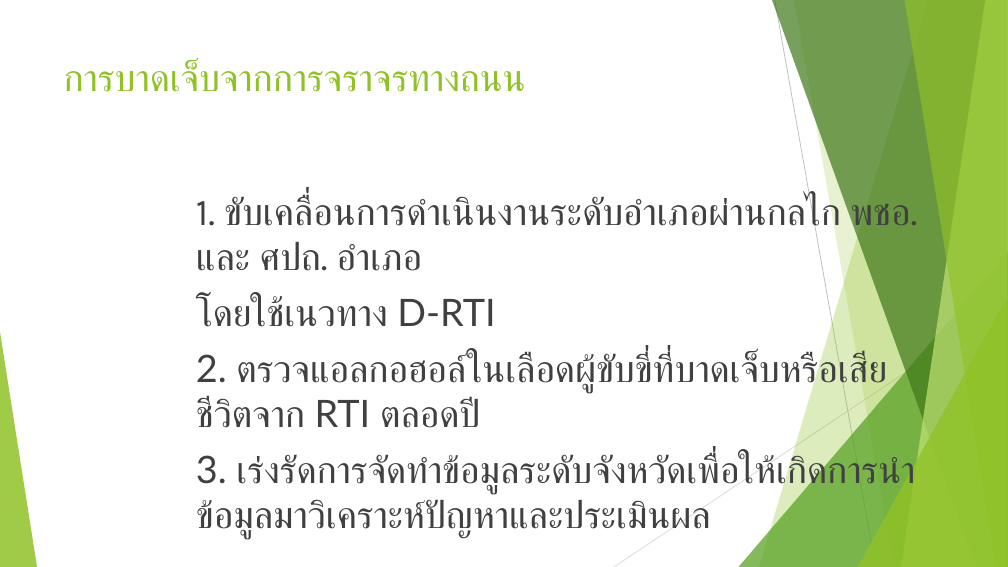
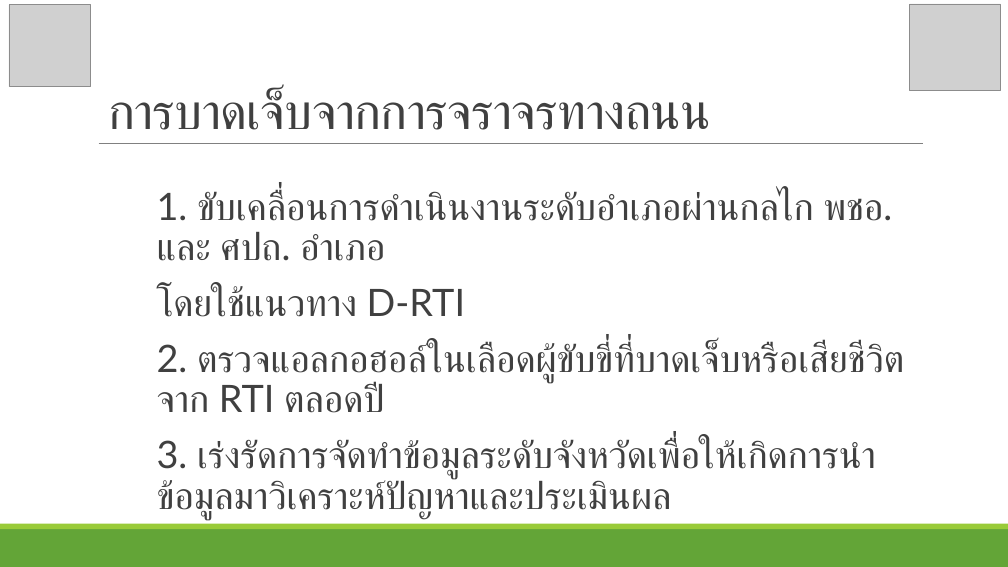
Before and after one commit to joblackpoc/Jobs_SSJ, a slide deck: slide 7 of สสจ.ชุมพร/Region11Policy.pptx. Drawn at 1008x567 pixels with LibreOffice and Linux fonts; fonts in the diff are those of the drawing; grey boxes stand for pictures. Boxes give left, top, right and bottom in pixels: in the first picture for what was removed or moved away, otherwise in the second. Text is boxed around its words. In the diff, an @@ line names an element or a change of style, - is before the commit and + after.

```diff
--- a/สสจ.ชุมพร/Region11Policy.pptx
+++ b/สสจ.ชุมพร/Region11Policy.pptx
@@ picture added at (9, 5, 91, 86) @@
@@ title "การบาดเจ็บจากการจราจรทางถนน": place and size @@
-title "การบาดเจ็บจากการจราจรทางถนน" at (64, 62, 526, 92)
+title "การบาดเจ็บจากการจราจรทางถนน" at (108, 90, 711, 130)
@@ title "การบาดเจ็บจากการจราจรทางถนน" at (108, 90, 711, 130): size 36 to 48 pt, font Karla to Lato, text colour #90C226 to #404040, letter spacing 0 to -0.5 pt; line spacing 1 to 0.85; vertical alignment top to bottom @@
@@ picture added at (910, 4, 1000, 91) @@
@@ line added from (99, 144) to (923, 144), #808080 0.5 pt @@
@@ text at (157, 190, 904, 519): font Karla to Lato in "1. ขับเคลื่อนการดำเนินงานระดับอำเภอผ่านกลไก พชอ. และ ศปถ. อำ ..."; line spacing 1 to 0.9; more space between paragraphs @@
@@ text "1. ขับเคลื่อนการดำเนินงานระดับอำเภอผ่านกลไก พชอ. และ ศปถ. ...": place and size @@
-text "1. ขับเคลื่อนการดำเนินงานระดับอำเภอผ่านกลไก พชอ. และ ศปถ. ..." at (196, 195, 917, 539)
+text "1. ขับเคลื่อนการดำเนินงานระดับอำเภอผ่านกลไก พชอ. และ ศปถ. ..." at (157, 190, 904, 519)
@@ text at (157, 287, 465, 317): text changed; font Karla to Lato @@
-โดยใช้เนวทาง D-RTI
+โดยใช้แนวทาง D-RTI
@@ group removed at (0, 0, 1008, 567): 5 freeform shapes, 3 triangles, 2 lines @@
@@ rectangle added at (0, 529, 1008, 567), fill #63A537 @@
@@ rectangle added at (0, 524, 1008, 529), fill #99CB38 @@
```
Also in this commit, not shown: 8 other slides changed, 1 slide added, 2 slides removed, 2 other files.
